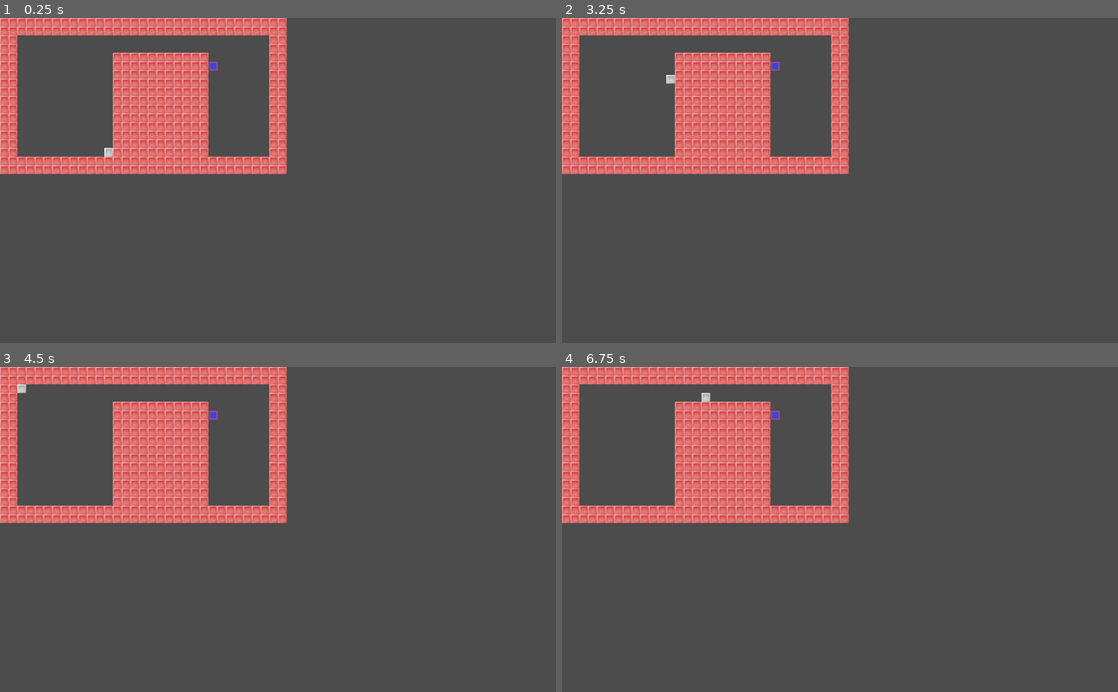
Above: before the commit, frames 1-4 (two rows, left to right).
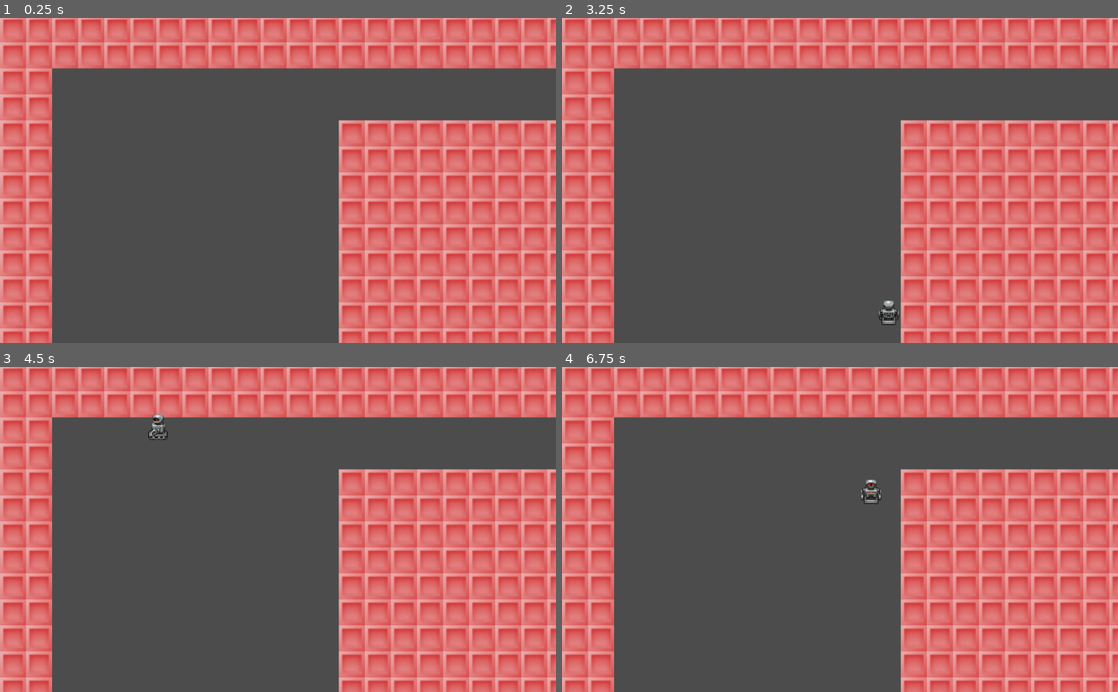
Above: after the commit, the same moments.

Repository: chazanas/godot2
Game: Godot game, scene res://level1.tscn
Two runs of this game, one before a commit and one after it. Both use one fixed random seed, a clock stepped at 60 frames per second and the inputs below.
Inputs:
- Up to frame 1 (0.25 s): no input
- Up to frame 2 (3.25 s): tap Enter at 0.5 s; hold Right (move_right) 0.53-1.28 s; hold Down (move_bottom) 0.53-1.28 s; tap Space at 1.25 s; hold Left (move_left) 1.28-2.03 s; tap Down (move_bottom) at 1.35, 2.85 s; hold Right (move_right) 2.03-2.78 s; hold Down (move_bottom) 2.03-2.78 s; hold Up (move_up) from 2.78 s (still down)
- Up to frame 3 (4.5 s): release Up (move_up) at 3.53 s; hold Down (move_bottom) 3.53-4.28 s; hold Left (move_left) from 3.53 s (still down); tap Down (move_bottom) at 4.35 s
- Up to frame 4 (6.75 s): tap Enter at 5 s; hold Down (move_bottom) 5.03-5.78 s; tap Space at 5.75 s; release Left (move_left) at 5.78 s; hold Right (move_right) 5.78-6.53 s; tap Down (move_bottom) at 5.85 s; hold Up (move_up) from 6.53 s (still down); hold Down (move_bottom) from 6.53 s (still down)

The runs differ from the first frame. In frame 1, 55% of the frame differs, in the area x 0-100%, y 0-100%; in frame 2, 55%; in frame 3, 55%; in frame 4, 55%.

Commit message:
animated sprite

Diff:
--- a/level1.tscn
+++ b/level1.tscn
@@ -1,9 +1,20 @@
-[gd_scene load_steps=8 format=2]
+[gd_scene load_steps=20 format=2]
 
 [ext_resource path="res://obstacle.png" type="Texture" id=1]
 [ext_resource path="res://Area2D.gd" type="Script" id=2]
 [ext_resource path="res://portal.png" type="Texture" id=3]
 [ext_resource path="res://player.tscn" type="PackedScene" id=4]
+[ext_resource path="res://right0.png" type="Texture" id=5]
+[ext_resource path="res://right1.png" type="Texture" id=6]
+[ext_resource path="res://right2.png" type="Texture" id=7]
+[ext_resource path="res://left0.png" type="Texture" id=8]
+[ext_resource path="res://left1.png" type="Texture" id=9]
+[ext_resource path="res://left2.png" type="Texture" id=10]
+[ext_resource path="res://up0.png" type="Texture" id=11]
+[ext_resource path="res://up2.png" type="Texture" id=12]
+[ext_resource path="res://up1.png" type="Texture" id=13]
+[ext_resource path="res://down.png" type="Texture" id=14]
+[ext_resource path="res://down1.png" type="Texture" id=15]
 
 [sub_resource type="RectangleShape2D" id=1]
 
@@ -32,10 +43,38 @@
 custom_solver_bias = 0.0
 radius = 10.0
 
-[node name="colworld" type="Node2D"]
+[sub_resource type="SpriteFrames" id=4]
+
+animations = [ {
+"frames": [ ExtResource( 5 ), ExtResource( 6 ), ExtResource( 7 ) ],
+"loop": true,
+"name": "right",
+"speed": 20.0
+}, {
+"frames": [ ExtResource( 8 ), ExtResource( 9 ), ExtResource( 10 ) ],
+"loop": true,
+"name": "left",
+"speed": 20.0
+}, {
+"frames": [ ExtResource( 11 ), ExtResource( 12 ), ExtResource( 13 ) ],
+"loop": true,
+"name": "up",
+"speed": 20.0
+}, {
+"frames": [ ExtResource( 14 ), ExtResource( 15 ), ExtResource( 14 ) ],
+"loop": true,
+"name": "down",
+"speed": 10.0
+} ]
+
+[node name="colworld" type="Node2D" index="0"]
+
+scale = Vector2( 3, 3 )
+_sections_unfolded = [ "Transform" ]
 
 [node name="TileMap" type="TileMap" parent="." index="0"]
 
+position = Vector2( 0, -1 )
 mode = 0
 tile_set = SubResource( 2 )
 cell_size = Vector2( 16, 16 )
@@ -82,3 +121,11 @@
 [node name="player" parent="." index="3" instance=ExtResource( 4 )]
 
 position = Vector2( 200, 250 )
+
+[node name="AnimatedSprite" type="AnimatedSprite" parent="player" index="2"]
+
+position = Vector2( 0, -2 )
+scale = Vector2( 0.15, 0.15 )
+frames = SubResource( 4 )
+animation = "up"
+_sections_unfolded = [ "Transform" ]
--- a/player.gd
+++ b/player.gd
@@ -4,16 +4,14 @@
 # move_and_slide works.
 
 # Member variables
-const MOTION_SPEED = 300 # Pixels/second
+const MOTION_SPEED = 600 # Pixels/second
 const TILE_PORTAL = 1
 var motionString = ""
 
 func _physics_process(delta):
 	var motion = Vector2()
-
 	if get_slide_count() > 0 || motionString == "":
 		if Input.is_action_pressed("move_up"):
-
 			motionString = "move_up"
 		if Input.is_action_pressed("move_bottom"):
 			motionString = "move_bottom"
@@ -24,13 +22,23 @@
 
 	if motionString == "move_up":
 		motion += Vector2(0, -1)
+		$AnimatedSprite.animation = "up"
+		$AnimatedSprite.play()
 	if motionString == "move_bottom":
 		motion += Vector2(0, 1)
+		$AnimatedSprite.animation = "down"
+		$AnimatedSprite.play()
 	if motionString == "move_left":
 		motion += Vector2(-1, 0)
+		$AnimatedSprite.animation = "left"
+		$AnimatedSprite.play()
 	if motionString == "move_right":
 		motion += Vector2(1, 0)
+		$AnimatedSprite.animation = "right"
+		$AnimatedSprite.play()
 
+	if self.is_on_wall():
+		$AnimatedSprite.stop()
 
 	motion = motion.normalized() * MOTION_SPEED
 
--- a/player.tscn
+++ b/player.tscn
@@ -1,7 +1,6 @@
-[gd_scene load_steps=4 format=2]
+[gd_scene load_steps=3 format=2]
 
 [ext_resource path="res://player.gd" type="Script" id=1]
-[ext_resource path="res://player.png" type="Texture" id=2]
 
 [sub_resource type="RectangleShape2D" id=1]
 
@@ -18,7 +17,7 @@
 
 [node name="sprite" type="Sprite" parent="." index="0"]
 
-texture = ExtResource( 2 )
+_sections_unfolded = [ "Visibility" ]
 
 [node name="CollisionShape2D" type="CollisionShape2D" parent="." index="1"]
 
Binary file added: down.png
Not shown, added: down.png.import
Binary file added: down1.png
Not shown, added: down1.png.import
Binary file added: down2.png
Not shown, added: down2.png.import
Binary file added: left0.png
Not shown, added: left0.png.import
Binary file added: left1.png
Not shown, added: left1.png.import
Binary file added: left2.png
Not shown, added: left2.png.import
(and 17 more such lines)
